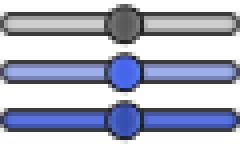
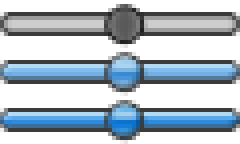
Comparing the layer stacks of the two (240, 144) images. Changes:
added layer "hilight copy" (86%) in group "Pressed" over 112, 112, 140, 120
added layer "hilight" (86%) in group "Hover" over 112, 64, 140, 72
